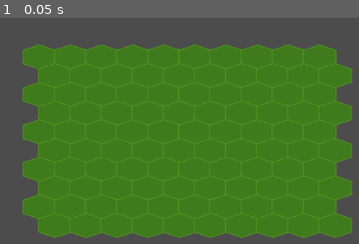
Above: before the commit, frame 1.
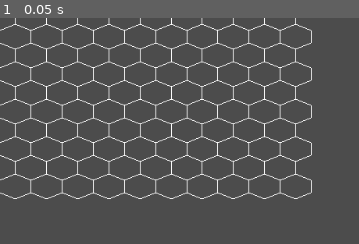
Above: after the commit, the same moment.

Repository: Cartogy/godot-wild-jam-36
Game: Godot game, scene res://src/Grid/Grid.tscn
Same seed, same stepped clock (60 frames per second), same inputs: the game is played once before the commit and once after it. The project has no main scene, so this scene is started directly.
Inputs:
- Up to frame 1 (0.05 s): no input

The runs differ from the first frame. In frame 1, 75% of the frame differs, in the area x 0-99%, y 0-98%.

Commit message:
Pixel to Hex implemented

Diff:
--- a/project.godot
+++ b/project.godot
@@ -9,15 +9,30 @@
 config_version=4
 
 _global_script_classes=[ {
+"base": "Resource",
+"class": "AxialCoordinate",
+"language": "GDScript",
+"path": "res://src/Grid/Cell/HexCoordinates/axial_coordinate.gd"
+}, {
 "base": "Node2D",
 "class": "Cell",
 "language": "GDScript",
 "path": "res://src/Grid/Cell/cell.gd"
 }, {
-"base": "HexCoordinates",
-"class": "DoubledHexCoordinate",
+"base": "Resource",
+"class": "CubeCoordinate",
 "language": "GDScript",
-"path": "res://src/Grid/Cell/HexCoordinates/double.gd"
+"path": "res://src/Grid/Cell/HexCoordinates/cube_coordinate.gd"
+}, {
+"base": "Resource",
+"class": "DoubleCoordinate",
+"language": "GDScript",
+"path": "res://src/Grid/Cell/HexCoordinates/double_coordinate.gd"
+}, {
+"base": "Resource",
+"class": "HexConversion",
+"language": "GDScript",
+"path": "res://src/Grid/Cell/HexCoordinates/hex_conversions.gd"
 }, {
 "base": "Resource",
 "class": "HexCoordinates",
@@ -30,8 +45,11 @@
 "path": "res://src/Grid/Orientation/orientation.gd"
 } ]
 _global_script_class_icons={
+"AxialCoordinate": "",
 "Cell": "",
-"DoubledHexCoordinate": "",
+"CubeCoordinate": "",
+"DoubleCoordinate": "",
+"HexConversion": "",
 "HexCoordinates": "",
 "HexOrientation": ""
 }
--- /dev/null
+++ b/src/Grid/Cell/HexCoordinates/axial_coordinate.gd
@@ -0,0 +1,14 @@
+extends Resource
+class_name AxialCoordinate
+
+# x -> q
+# y -> r
+var x
+var y
+
+func _init(q, r):
+	x = q
+	y = r
+
+func to_vector():
+	return Vector2(x,y)
--- /dev/null
+++ b/src/Grid/Cell/HexCoordinates/cube_coordinate.gd
@@ -0,0 +1,14 @@
+extends Resource
+class_name CubeCoordinate
+
+var x
+var y
+var z
+
+func _init(xs, ys, zs):
+	x = xs
+	y = ys
+	z = zs
+
+func to_vector():
+	return Vector3(x,y,z)
--- a/src/Grid/Cell/HexCoordinates/double.gd
+++ /dev/null
@@ -1,16 +0,0 @@
-extends HexCoordinates
-class_name DoubledHexCoordinate
-
-# 0 index -> row
-# 1 index -> col
-func _init(c: Array).(c):
-	pass
-
-func to_cubed() -> Array:
-	return []
-
-func to_axial() -> Array:
-	return []
-
-func to_double() -> Array:
-	return coordinates
--- /dev/null
+++ b/src/Grid/Cell/HexCoordinates/double_coordinate.gd
@@ -0,0 +1,19 @@
+extends Resource
+class_name DoubleCoordinate
+
+var col
+var row
+
+func _init(r, c):
+	row = r
+	col = c
+
+func to_pixel(grid_origin: Vector2, p_size: Vector2) -> Vector2:
+
+	var x = p_size.x * sqrt(3)/2 * col
+	var y = p_size.y * 3/2 * row
+
+	return Vector2(x + grid_origin.x, y - grid_origin.y)
+
+func to_vector():
+	return Vector2(col, row)
--- /dev/null
+++ b/src/Grid/Cell/HexCoordinates/hex_conversions.gd
@@ -0,0 +1,65 @@
+extends Resource
+class_name HexConversion
+
+## Coordinate Conversions
+
+func axial_to_cube(axial):
+	var x = axial.x
+	var z = axial.y
+	var y = -x-z
+
+	return CubeCoordinate.new(x, y, z)
+
+func cube_to_axial(cube):
+	var q = cube.x
+	var r = cube.z
+
+	return AxialCoordinate.new(q, r)
+
+func cube_to_double_width(cube):
+	var col = 2 * cube.x + cube.z
+	var row = cube.z
+
+	return DoubleCoordinate.new(row, col)
+
+func doublewidth_to_cube(db):
+	var x = (db.col - db.row) / 2
+	var z = db.row
+	var y = -x-z
+	return CubeCoordinate.new(x,y,z)
+
+## Pixel Conversions
+func doublewidth_to_pixel(double, grid_origin: Vector2, p_size: Vector2) -> Vector2:
+	var col = double.col
+	var row = double.row
+
+	var x = p_size.x * sqrt(3)/2 * col
+	var y = p_size.y * 3/2 * row
+
+	return Vector2(x + grid_origin.x, y - grid_origin.y)
+
+func pixel_to_doublewidth(point: Vector2, grid_origin: Vector2, p_size: Vector2):
+	var pt = Vector2(point.x - grid_origin.x, point.y + grid_origin.y)
+
+	var col = pt.x / (p_size.x * sqrt(3)/2)
+	var row = pt.y / (p_size.y * 3/2)
+
+	return DoubleCoordinate.new(row, col)
+
+func cube_round(cube):
+	var rx = round(cube.x)
+	var ry = round(cube.y)
+	var rz = round(cube.z)
+
+	var x_diff = abs(rx - cube.x)
+	var y_diff = abs(ry - cube.y)
+	var z_diff = abs(rz - cube.z)
+
+	if x_diff > y_diff and x_diff > z_diff:
+		rx = -ry-rz
+	elif y_diff > z_diff:
+		ry = -rx-rz
+	else:
+		rz = -rx-ry
+
+	return CubeCoordinate.new(rx, ry, rz)
--- a/src/Grid/grid.gd
+++ b/src/Grid/grid.gd
@@ -2,59 +2,102 @@
 
 var cell_scene = preload("res://src/Grid/Cell/Cell.tscn")
 
-export (bool) var DEBUG = false
-export (float) var cell_size = 1
+export (bool) var DEBUG = true
 export (Vector2) var dimensions = Vector2(10,10)
 
-# Helps when convertin from Pixel to Hex coordinate
-var orientation
 # Where the grid starts
-var origin: Vector2 = Vector2(50,-50)
+var origin: Vector2 = Vector2(0,0)
+# Move cell to align to real hex position
 var cell_offset: Vector2 = Vector2(0,-8)
+
+
 # How wide/tall a cell will be
 # Allows for stretching in both directions as desired
-
 # Increase X -> Streatch horizontally
 # Increate Y -> Stretch Vertically
 
-var size: Vector2 = Vector2(50,50)
+# Default value is according to the sprite
+export (Vector2) var size: Vector2 = Vector2(23,16)
 
 
 # Stores all cells in an array. Double width (Pointy)
 var pointy_hexagon_storage: Array = []
 
+# Used for debugging hexagons
 var hex_corners = []
-
-# How many cells
+# Hex converter
+var converter: HexConversion = HexConversion.new()
 
 
 func _ready():
-	generate_hex_grid(dimensions, origin, Vector2(23,16))
+	generate_hex_grid(dimensions, origin, size)
 
-func _draw():
-	print_debug(hex_corners)
-	for c in hex_corners:
-		_draw_hex(c)
+func _input(event):
+	if event is InputEventMouseButton:
+		if event.button_index == BUTTON_LEFT and event.pressed:
+			print_debug(event.position)
+
+			# Move point to originate from (0,0)
+			var pt = Vector2(
+				(event.position.x - origin.x) / size.x,
+				(event.position.y + origin.y) / size.y
+			)
+
+			# Pixel to Axial Coordinates
+			var q = sqrt(3)/3.0 * pt.x - 1.0/3.0
+			var r = 2.0/3.0 * pt.y
+
+			var frac_doubled = converter.pixel_to_doublewidth(event.position, origin, size)
+
+			# Round Hex Coords
+			#var axial = AxialCoordinate.new(q, r)
+			var cube = converter.doublewidth_to_cube(frac_doubled)
+			var round_cube = converter.cube_round(cube)
+
+
+
+			# Convert back to original coordinate system
+			var double_width = converter.cube_to_double_width(round_cube)
+			print_debug(double_width.to_vector())
+
 
 func generate_hex_grid(dimension: Vector2, origin: Vector2, p_size: Vector2):
 	for x in dimension.x:
+		# Shifted or Unshifted Row
 		var row_mod = x % 2
+
 		var row = x
 		for y in dimension.y:
+			# Column coordinate based on Doubled-coordinate
 			var col = (y * 2) + row_mod
-			var d_coord = DoubledHexCoordinate.new([x, col])
+			var d_coord = DoubleCoordinate.new(row,col)
+			assert((col + row) % 2 == 0)
 
-			var center = doublewidth_to_pixel(origin, d_coord, p_size)
+			print_debug([col,row])
+			var center = converter.doublewidth_to_pixel(d_coord, origin, p_size)
 
-			var cell = cell_scene.instance()
-			cell.position = center + cell_offset
-			add_child(cell)
+			#var cell = cell_scene.instance()
+			#cell.position = center + cell_offset
+			#add_child(cell)
 
+			# Display 'Real' Hex positions
 			if DEBUG:
 				var corners = make_hex_corners(center, p_size)
 				hex_corners.append(corners)
 	if DEBUG:
 		update()
+
+
+###############
+## DEBUG ZONE
+###############
+# Debug Hex
+func _draw():
+	#print_debug(hex_corners)
+	for c in hex_corners:
+		_draw_hex(c)
+
+
 
 
 func make_hex_corners(center: Vector2, c_size: Vector2):
@@ -79,14 +122,3 @@
 
 	# Complete the Hexagon
 	draw_line(corners[0], corners[corners.size()-1], Color(1,1,1,1))
-
-# Converts the Doubled-Width coordinaate (Pointy top) onto pixel screen
-func doublewidth_to_pixel(grid_origin: Vector2, coord: HexCoordinates, p_size: Vector2) -> Vector2:
-	var hex_coord: DoubledHexCoordinate = coord
-	var row = hex_coord.coordinates[0]
-	var col = hex_coord.coordinates[1]
-
-	var x = p_size.x * sqrt(3)/2 * col
-	var y = p_size.y * 3/2 * row
-
-	return Vector2(x + grid_origin.x, y - grid_origin.y)
